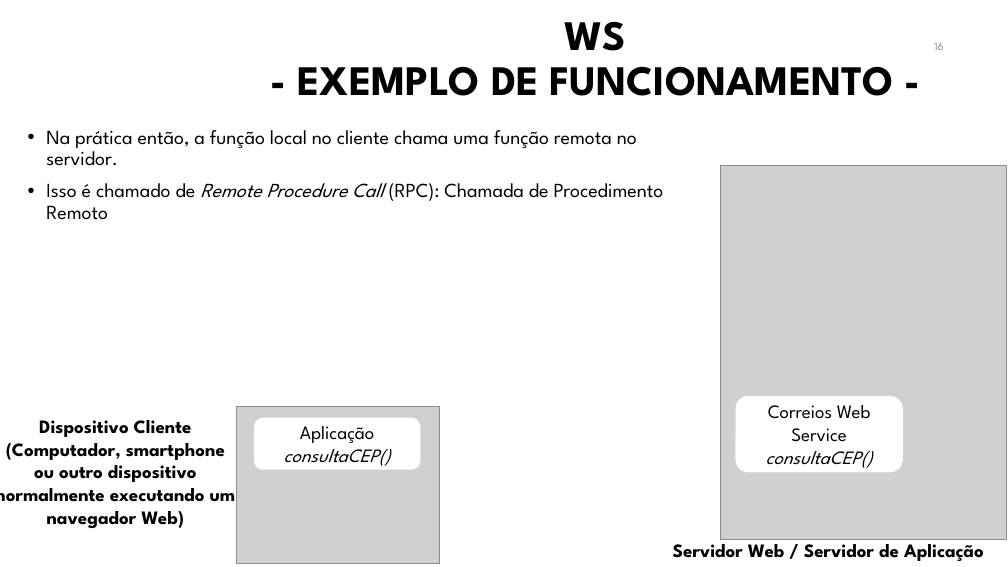
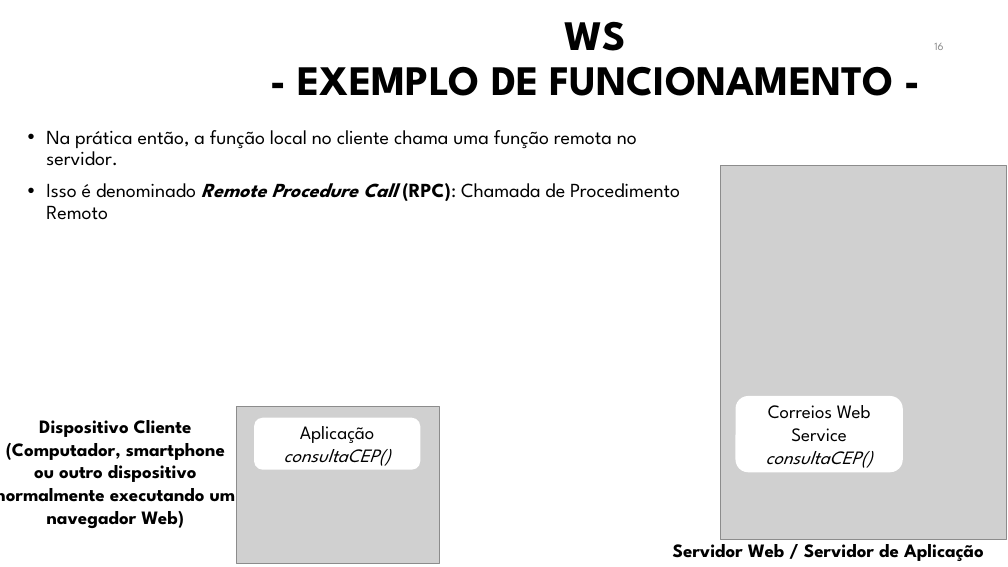
Before and after one commit to manoelcampos/sistemas-distribuidos, a slide deck: slide 16 of projects/08-webservices/webservices.pptx. Drawn at 1008x567 pixels with LibreOffice and Linux fonts; fonts in the diff are those of the drawing; grey boxes stand for pictures; background and template pictures are left out. Boxes give left, top, right and bottom in pixels: in the first picture for what was removed or moved away, otherwise in the second. Text is boxed around its words. In the diff, an @@ line names an element or a change of style, - is before the commit and + after.

```diff
--- a/projects/08-webservices/webservices.pptx
+++ b/projects/08-webservices/webservices.pptx
@@ text at box(46, 183, 680, 220): text changed @@
-• Isso é chamado de Remote Procedure Call (RPC): Chamada de Procedimento Remoto
+• Isso é denominado Remote Procedure Call (RPC): Chamada de Procedimento Remoto
```
Also in this commit, not shown: 2 other slides changed, 4 slides added, 5 other files.
